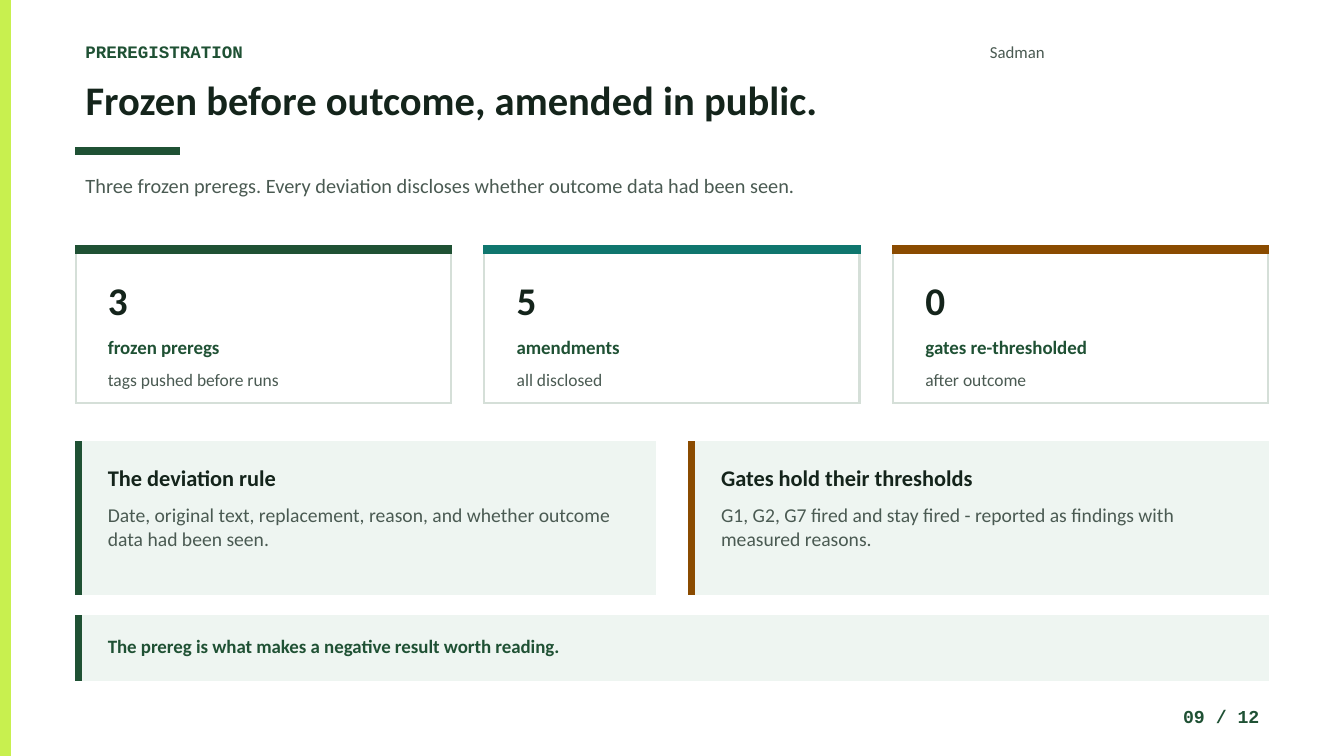
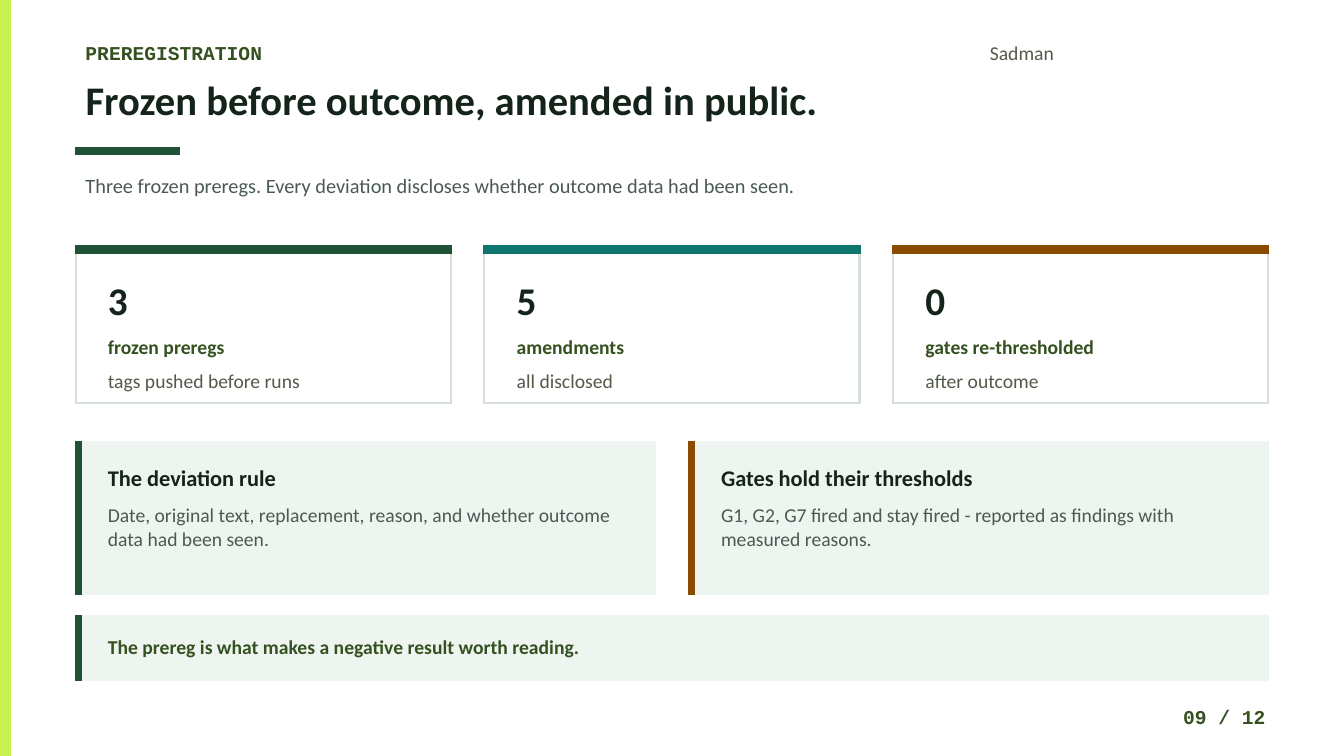
Before and after one commit to Atik203/energy-optimal-rag, a slide deck: slide 9 of ppt_slides/Energy_Methodology_Presentation.pptx. Drawn at 1344x756 pixels with LibreOffice and Linux fonts; fonts in the diff are those of the drawing. Boxes give left, top, right and bottom in pixels: in the first picture for what was removed or moved away, otherwise in the second. Text is boxed around its words. In the diff, an @@ line names an element or a change of style, - is before the commit and + after.

```diff
--- a/ppt_slides/Energy_Methodology_Presentation.pptx
+++ b/ppt_slides/Energy_Methodology_Presentation.pptx
@@ text "PREREGISTRATION" at bbox=[85, 47, 262, 60]: size 12.5 to 14 pt, text colour #1F5134 to #34511F @@
@@ text "Sadman" at bbox=[990, 46, 1054, 60]: size 12 to 14 pt, text colour #4A5A52 to #525A4A @@
@@ size 13.5 to 14 pt, text colour #1F5134 to #34511F in 4 elements at bbox=[108, 640, 579, 658], bbox=[108, 340, 224, 358], bbox=[517, 340, 624, 354], bbox=[925, 340, 1094, 358] @@
@@ size 12.5 to 14 pt, text colour #4A5A52 to #525A4A in 3 elements at bbox=[108, 374, 300, 392], bbox=[517, 374, 613, 388], bbox=[925, 374, 1039, 388] @@
@@ text "09 / 12" at bbox=[1183, 711, 1266, 724]: size 13 to 14 pt, text colour #1F5134 to #34511F @@
```
Also in this commit, not shown: 11 other slides changed, 3 other files.
